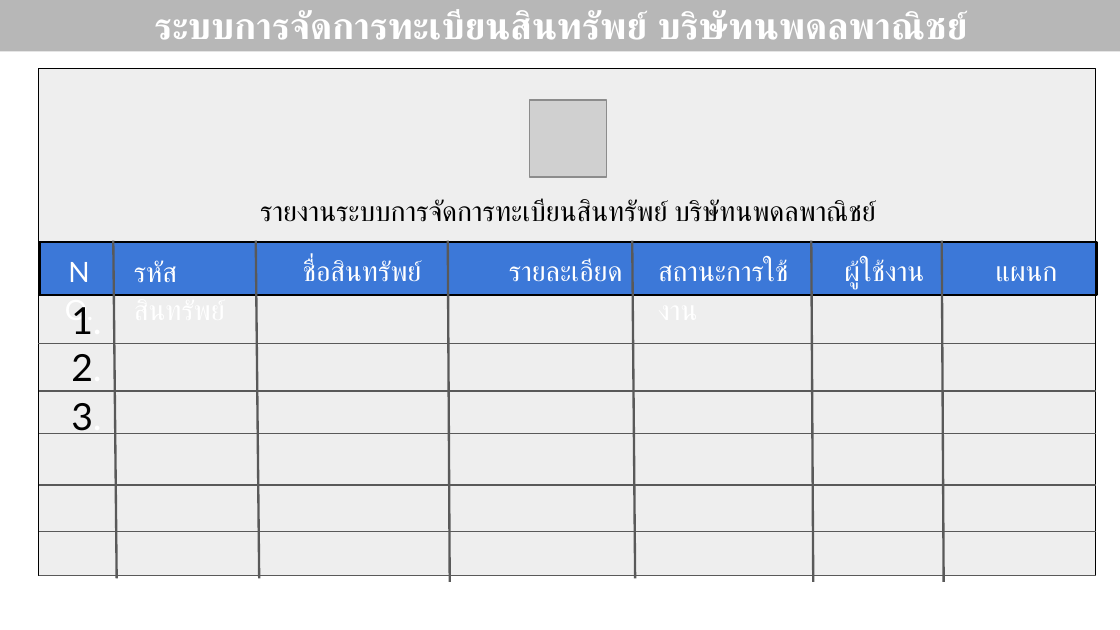
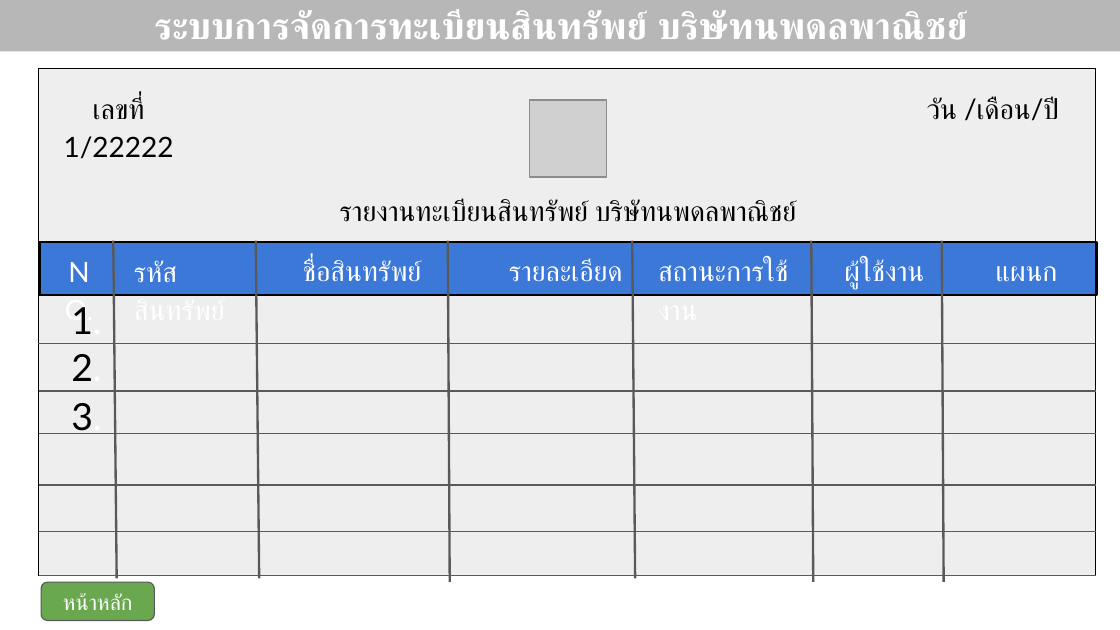
Before and after one commit to itnopadol/Program_asset_register, a slide deck: slide 15 of ออกแบบโปรเจคทะเบียนสินทรัพย์.pptx (slide 10 before the commit). Drawn at 1120x630 pixels with LibreOffice and Linux fonts; fonts in the diff are those of the drawing; grey boxes stand for pictures. Boxes give left, top, right and bottom in pixels: in the first picture for what was removed or moved away, otherwise in the second. Text is boxed around its words. In the diff, an @@ line names an element or a change of style, - is before the commit and + after.

```diff
--- a/ออกแบบโปรเจคทะเบียนสินทรัพย์.pptx
+++ b/ออกแบบโปรเจคทะเบียนสินทรัพย์.pptx
@@ title at box(310, 10, 968, 40): text changed @@
-รายงานระบบการจัดการทะเบียนสินทรัพย์ บริษัทนพดลพาณิชย์
+รายงานทะเบียนสินทรัพย์ บริษัทนพดลพาณิชย์
@@ title added at box(64, 97, 174, 159), 18 pt, text #000000 @@
+เลขที่ 1/22222
@@ title added at box(927, 96, 1056, 121), 18 pt, text #000000 @@
+วัน /เดือน/ปี
@@ rounded rectangle added at box(41, 582, 155, 620), fill #6AA84F, outline #595959 0.75 pt, 14 pt, text #FFFFFF @@
+หน้าหลัก
```
Also in this commit, not shown: 7 other slides changed, 7 slides added, 1 slide removed.
